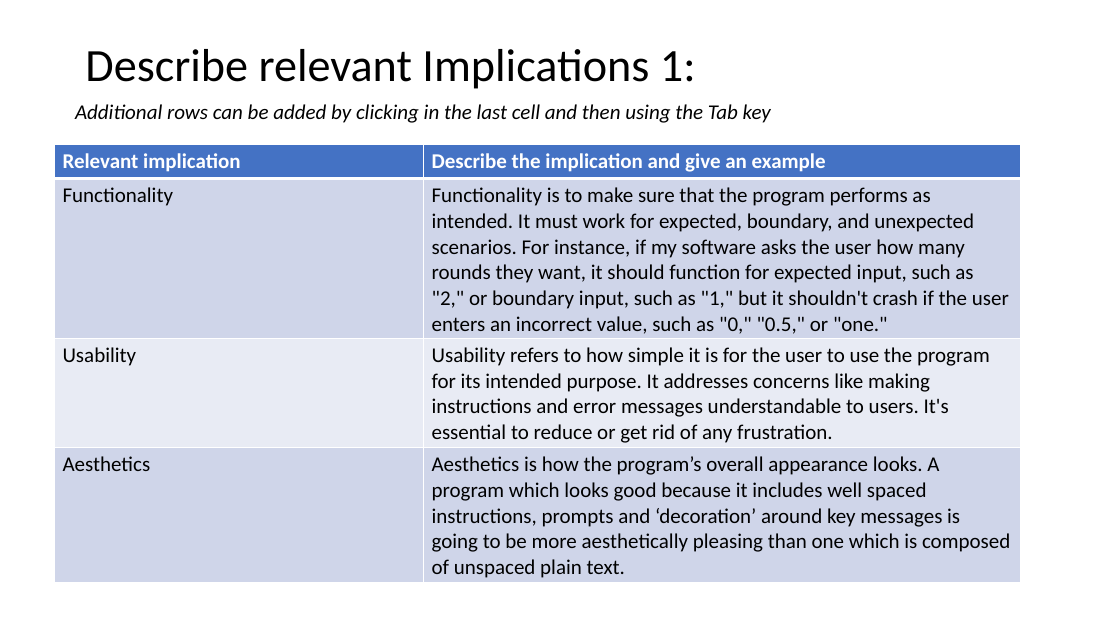
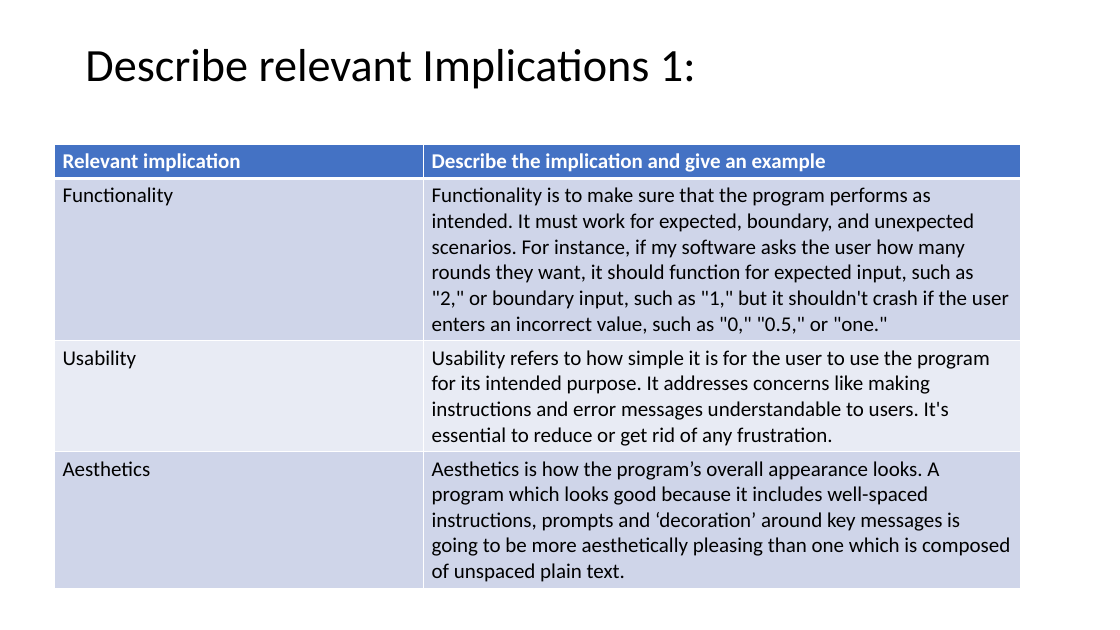
Before and after one commit to butlerdtc/LuckyUnicorn, a slide deck: slide 3 of Luckyunicorndocumentation.pptx. Drawn at 1120x630 pixels with LibreOffice and Linux fonts; fonts in the diff are those of the drawing. Boxes give left, top, right and bottom in pixels: in the first picture for what was removed or moved away, otherwise in the second. Text is boxed around its words. In the diff, an @@ line names an element or a change of style, - is before the commit and + after.

```diff
--- a/Luckyunicorndocumentation.pptx
+++ b/Luckyunicorndocumentation.pptx
@@ text removed at bbox=[75, 104, 771, 123] @@
-Additional rows can be added by clicking in the last cell and then using the Tab key
@@ table at bbox=[54, 145, 1020, 586] @@
-row 4, column 2: Aesthetics is how the program’s overall appearance looks. A program which looks good because it includes well spaced instructions, prompts and ‘decoration’ around key messages is going to be more aesthetically pleasing than one which is composed of unspaced plain text.
+row 4, column 2: Aesthetics is how the program’s overall appearance looks. A program which looks good because it includes well-spaced instructions, prompts and ‘decoration’ around key messages is going to be more aesthetically pleasing than one which is composed of unspaced plain text.
```
Also in this commit, not shown: 3 other slides changed, 1 slide added, 1 slide removed.
